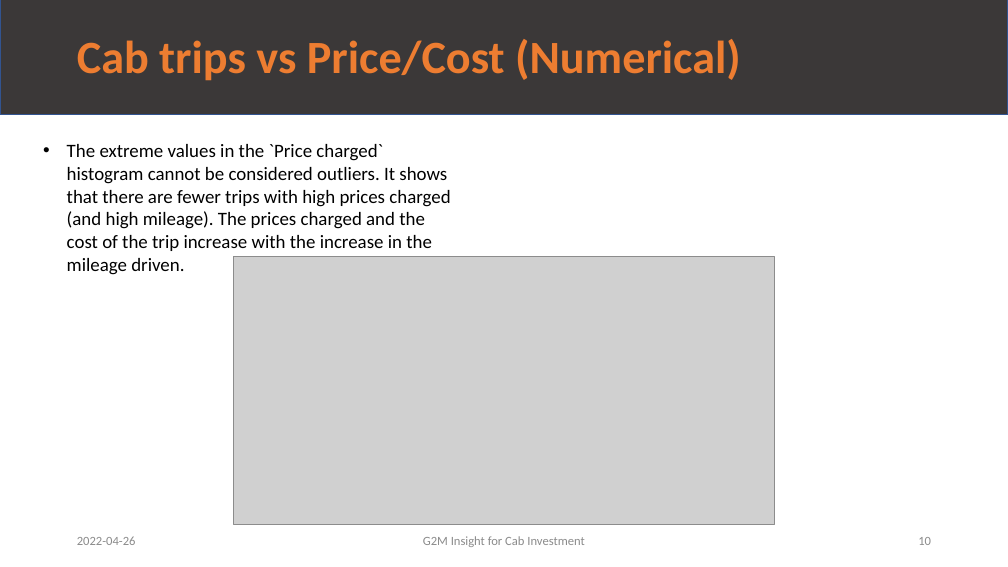
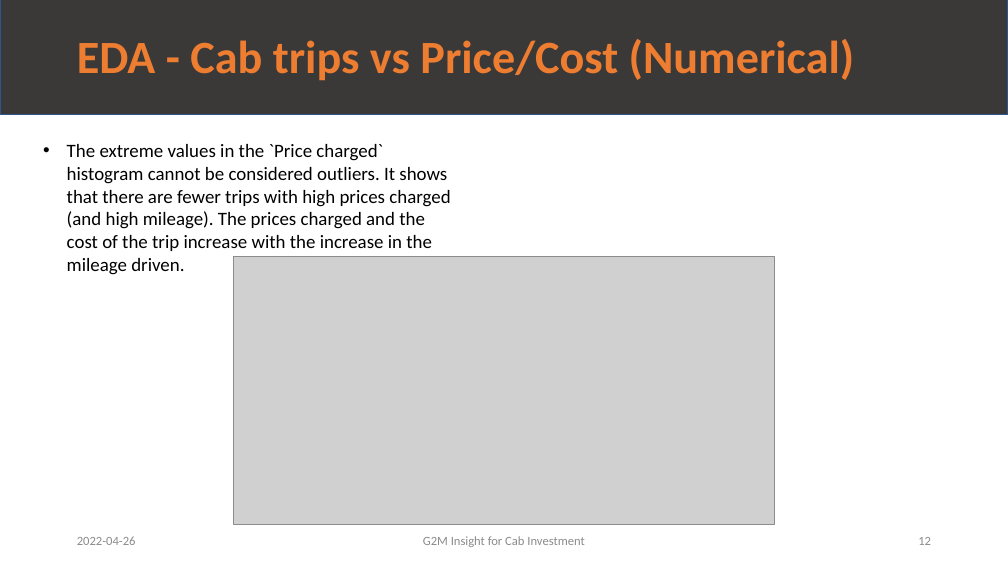
Before and after one commit to leopqrz/Data_Glacier_Internship, a slide deck: slide 12 of week_02/G2M_Case_Study_V1.0_Leo.pptx (slide 10 before the commit). Drawn at 1008x567 pixels with LibreOffice and Linux fonts; fonts in the diff are those of the drawing; grey boxes stand for pictures. Boxes give left, top, right and bottom in pixels: in the first picture for what was removed or moved away, otherwise in the second. Text is boxed around its words. In the diff, an @@ line names an element or a change of style, - is before the commit and + after.

```diff
--- a/week_02/G2M_Case_Study_V1.0_Leo.pptx
+++ b/week_02/G2M_Case_Study_V1.0_Leo.pptx
@@ text at box(77, 39, 855, 81): text changed @@
-Cab trips vs Price/Cost (Numerical)
+EDA - Cab trips vs Price/Cost (Numerical)
@@ page number at box(918, 537, 931, 545): text changed @@
-10
+12
```
Also in this commit, not shown: 35 other slides changed, 2 slides added, 1 other file.
